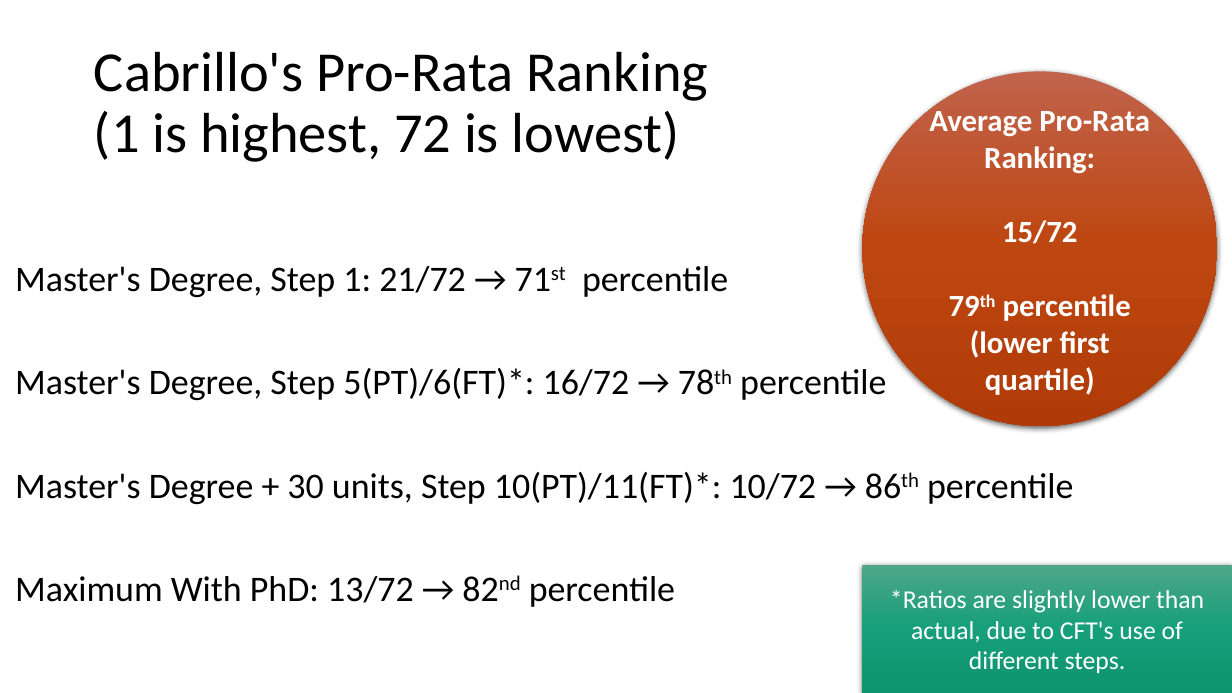
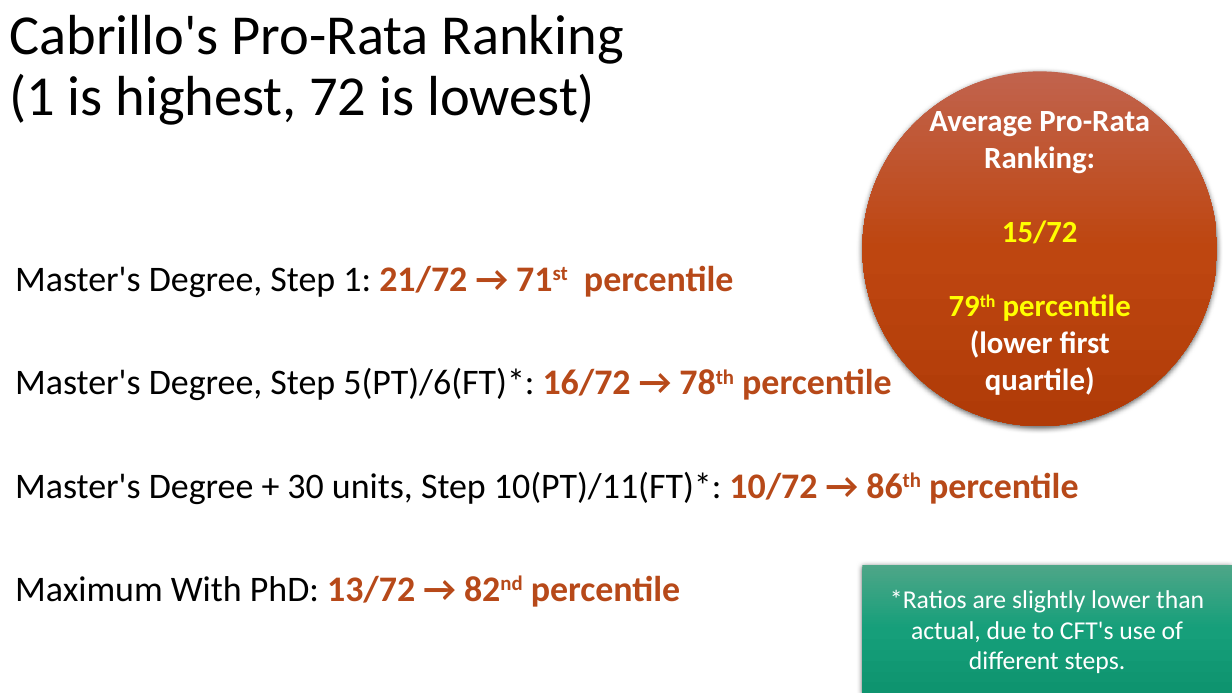
Before and after one commit to jeffreybergamini/ccc-salary-study, a slide deck: slide 9 of cabrillo-summary.pptx. Drawn at 1232x693 pixels with LibreOffice and Linux fonts; fonts in the diff are those of the drawing. Boxes give left, top, right and bottom in pixels: in the first picture for what was removed or moved away, otherwise in the second. Text is boxed around its words. In the diff, an @@ line names an element or a change of style, - is before the commit and + after.

```diff
--- a/cabrillo-summary.pptx
+++ b/cabrillo-summary.pptx
@@ title "Cabrillo's Pro-Rata Ranking (1 is ...": place and size @@
-title "Cabrillo's Pro-Rata Ranking (1 is ..." at <box>94,51,708,162</box>
+title "Cabrillo's Pro-Rata Ranking (1 is ..." at <box>9,14,624,125</box>
@@ text "Master's Degree, Step 1: 21/72 ..." at <box>15,265,1078,607</box>: text colour #000000 to #B74919, bold on in "21/72 → 71st percentile", "16/72 → 78th percentile", "10/72 → 86th percentile", "13/72 → 82nd percentile" @@
@@ text in ellipse at <box>1002,220,1131,321</box>: text colour #FFFFFF to #FFFF00 in "15/72", "79th percentile" @@
```
Also in this commit, not shown: 11 other slides changed, 1 other file.
